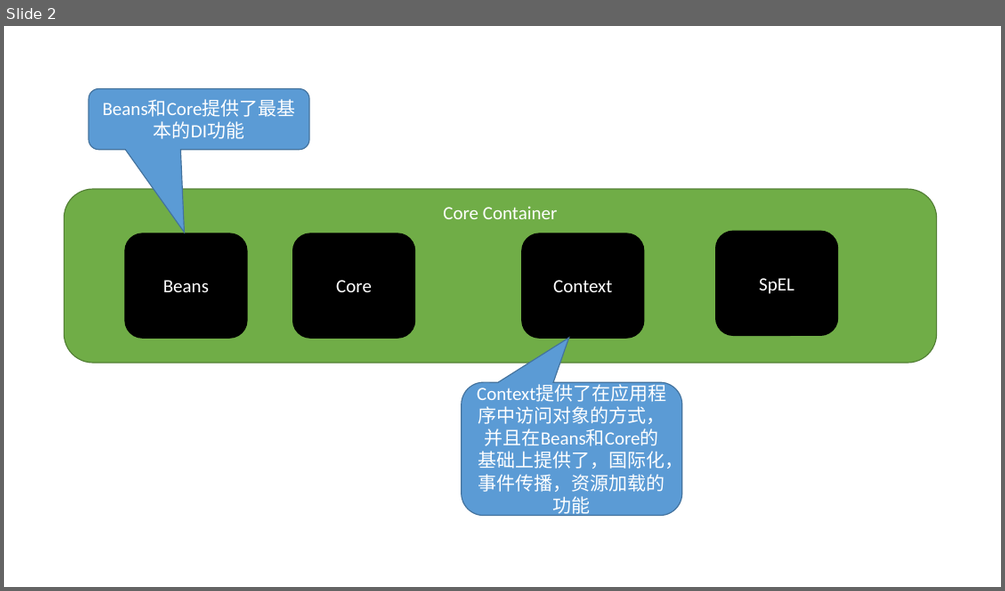
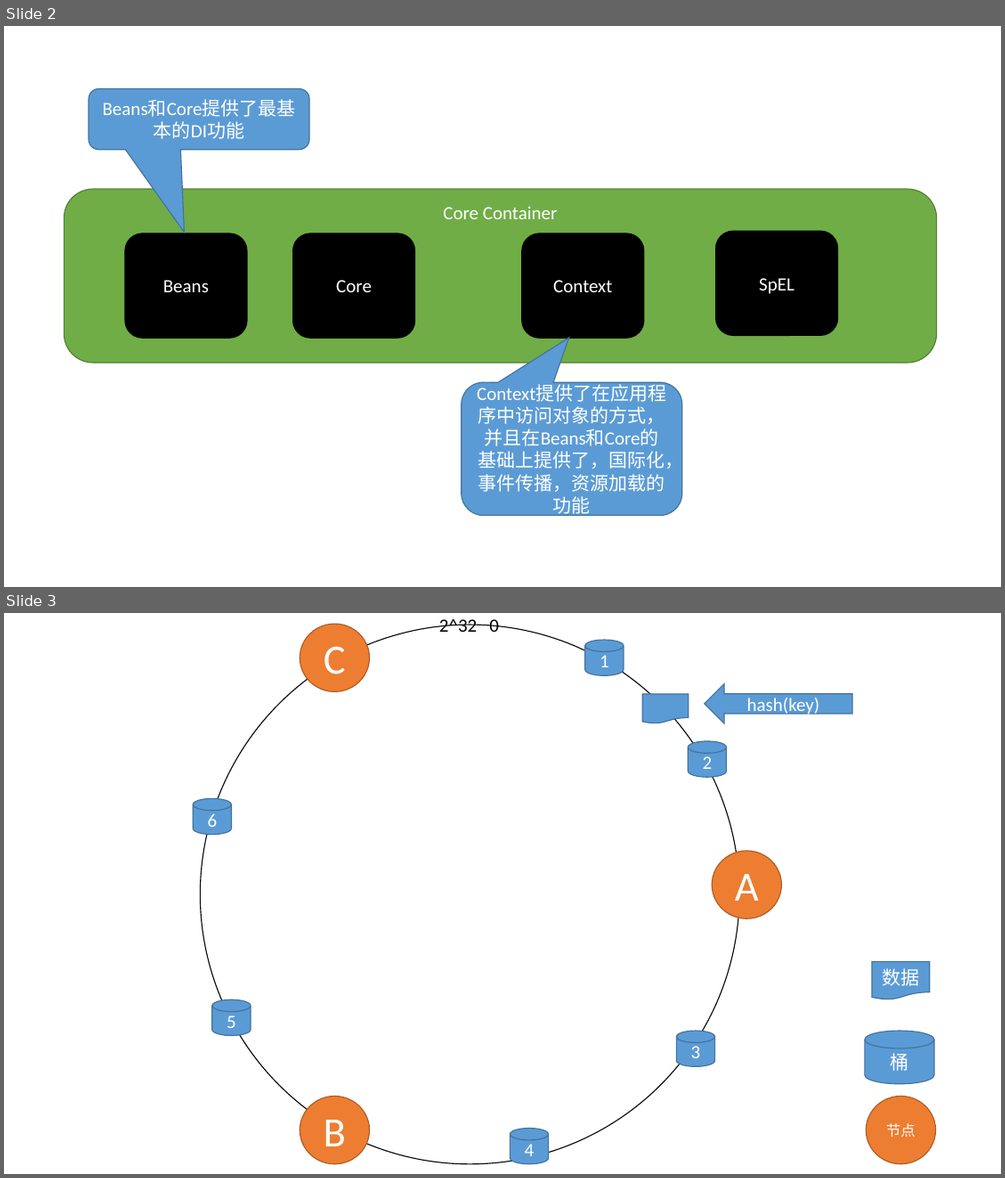
Before and after one commit to ThinerZQ/ThinerZQ.github.io, a slide deck: source/技术图集.pptx. Shown one above the other, each under a label of ours: slide 2 before the commit, slides 2 and 3 after it. The pictures are 1005x591 and 1005x1178 pixels, drawn with LibreOffice and Linux fonts; fonts in the diff are those of the drawing. Boxes give left, top, right and bottom in pixels: in the first picture for what was removed or moved away, otherwise in the second. Text is boxed around its words. In the diff, an @@ line names an element or a change of style, - is before the commit and + after.

```diff
--- a/source/技术图集.pptx
+++ b/source/技术图集.pptx
@@ slide 3 added at box(4, 613, 1001, 1174), background #FFFFFF @@
@@ ellipse added at box(200, 625, 739, 1164), outline #0D0D0D 1 pt @@
@@ ellipse added at box(300, 624, 370, 691), fill #ED7D31, outline #AF5C24 1 pt, 40 pt, text #FFFFFF @@
+C
@@ text added at box(439, 618, 499, 632), 18 pt, text #000000 @@
+2^32 0
@@ cylinder added at box(585, 640, 623, 676), fill #5B9BD5, outline #43739E 1 pt, 18 pt, text #FFFFFF @@
+1
@@ left arrow added at box(704, 684, 853, 723), fill #5B9BD5, outline #43739E 1 pt, 18 pt, text #FFFFFF @@
+hash(key)
@@ flow chart document added at box(643, 694, 688, 723), fill #5B9BD5, outline #43739E 1 pt @@
@@ cylinder added at box(688, 741, 727, 777), fill #5B9BD5, outline #43739E 1 pt, 18 pt, text #FFFFFF @@
+2
@@ cylinder added at box(194, 798, 231, 835), fill #5B9BD5, outline #43739E 1 pt, 18 pt, text #FFFFFF @@
+6
@@ ellipse added at box(712, 851, 782, 919), fill #ED7D31, outline #AF5C24 1 pt, 40 pt, text #FFFFFF @@
+A
@@ flow chart document added at box(872, 962, 930, 999), fill #5B9BD5, outline #43739E 1 pt, 18 pt, text #FFFFFF @@
+数据
@@ cylinder added at box(212, 999, 250, 1036), fill #5B9BD5, outline #43739E 1 pt, 18 pt, text #FFFFFF @@
+5
@@ cylinder added at box(676, 1030, 714, 1066), fill #5B9BD5, outline #43739E 1 pt, 18 pt, text #FFFFFF @@
+3
@@ cylinder added at box(865, 1030, 934, 1083), fill #5B9BD5, outline #43739E 1 pt, 18 pt, text #FFFFFF @@
+桶
@@ ellipse added at box(300, 1096, 370, 1164), fill #ED7D31, outline #AF5C24 1 pt, 40 pt, text #FFFFFF @@
+B
@@ ellipse added at box(866, 1096, 936, 1164), fill #ED7D31, outline #AF5C24 1 pt, 14 pt, text #FFFFFF @@
+节点
@@ cylinder added at box(510, 1128, 549, 1164), fill #5B9BD5, outline #43739E 1 pt, 18 pt, text #FFFFFF @@
+4
```
Also in this commit, not shown: 2 other slides added, 1 slide removed, 5 other files.
